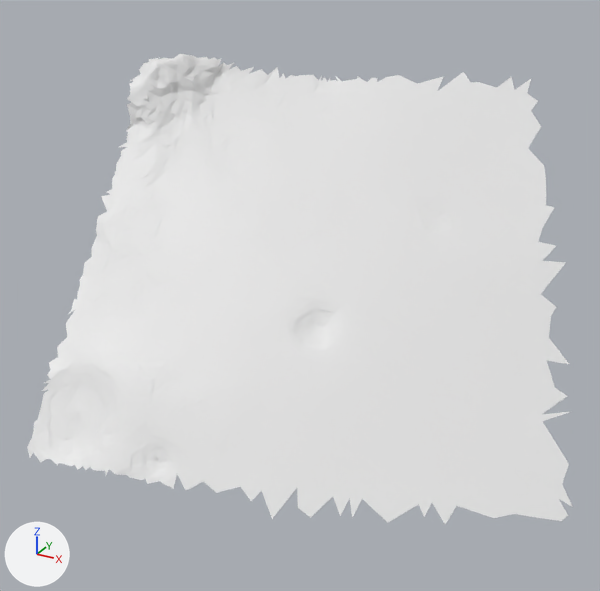
The glTF model moon small_tiles/tile_055.glb: old version first, new version second.
The view is the same before and after, from a camera (50 mm lens) standing at (10.26, -26.79, 23.65) and looking at (6.22, -19.46, 19.98). The lights are fixed; the arrows at lower left show +X, +Y and +Z. The picture after the commit comes second. Vertices at exactly the same position are counted once.

The first picture shows 't55'.
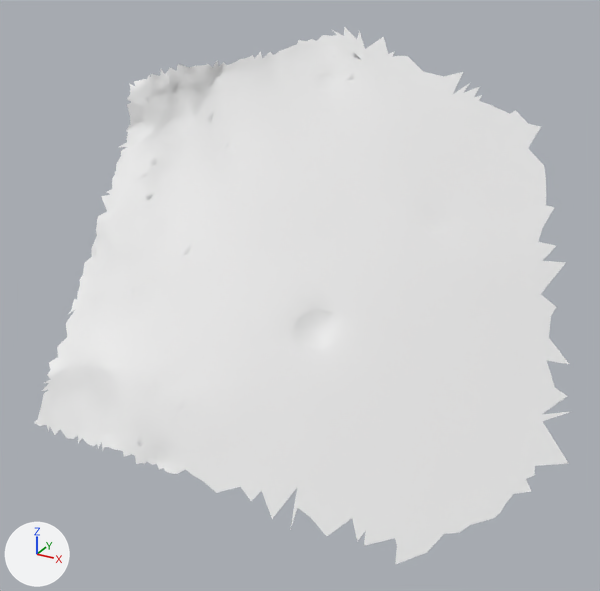
Pixel boxes (x1, y1, x2, y2) of what changed, in the pictures (600 x 591 px; the box of a moved part takes in the faces that stretch with it):
't55', reshaped (14% taller): before (27, 54, 572, 524); after (34, 27, 572, 564)
part 1 of me_t55, moved or reshaped: before (130, 54, 221, 81); after (234, 27, 443, 84)
part 2 of me_t55, deleted: before (27, 423, 203, 490)
part 3 of me_t55, moved or reshaped: before (495, 464, 572, 521); after (290, 492, 493, 564)
part 4 of me_t55, deleted: before (464, 77, 541, 127)

The change in detail:
me_t55 is used by ob_t55; location (0.0, 0.0, 0.0).
me_t55 had 2135 vertices, 4038 faces and spanned x 3.47..9.41, y -21.7..-16.63, z 18.32..22.3.
me_t55 now has 2062 vertices, 3896 faces and spans x 3.56..9.28, y -21.48..-16.92, z 18.08..22.56.
me_t55 part 1: 82 vertices removed from x 3.47..4.36, y -18.83..-18.06, z 21.99..22.3; 112 vertices added at x 4.55..6.62, y -17.97..-16.92, z 22.01..22.56.
me_t55 part 2: 94 vertices removed from x 4.12..5.92, y -21.7..-21.24, z 18.45..18.76.
me_t55 part 3: 13 vertices removed from x 8.93..9.41, y -20.08..-19.71, z 18.46..18.73; 13 vertices added at x 7.0..8.57, y -21.07..-20.33, z 18.08..18.39.
me_t55 part 4: 9 vertices removed from x 7.26..7.96, y -16.98..-16.63, z 21.74..22.07.
